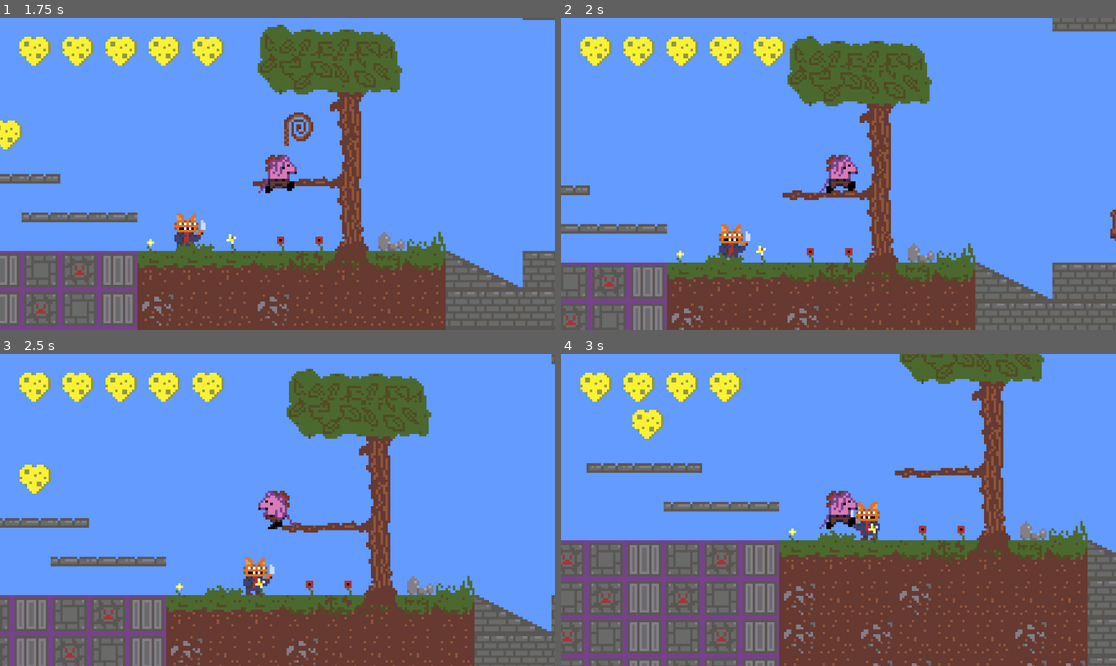
Above: before the commit, frames 1-4 (two rows, left to right).
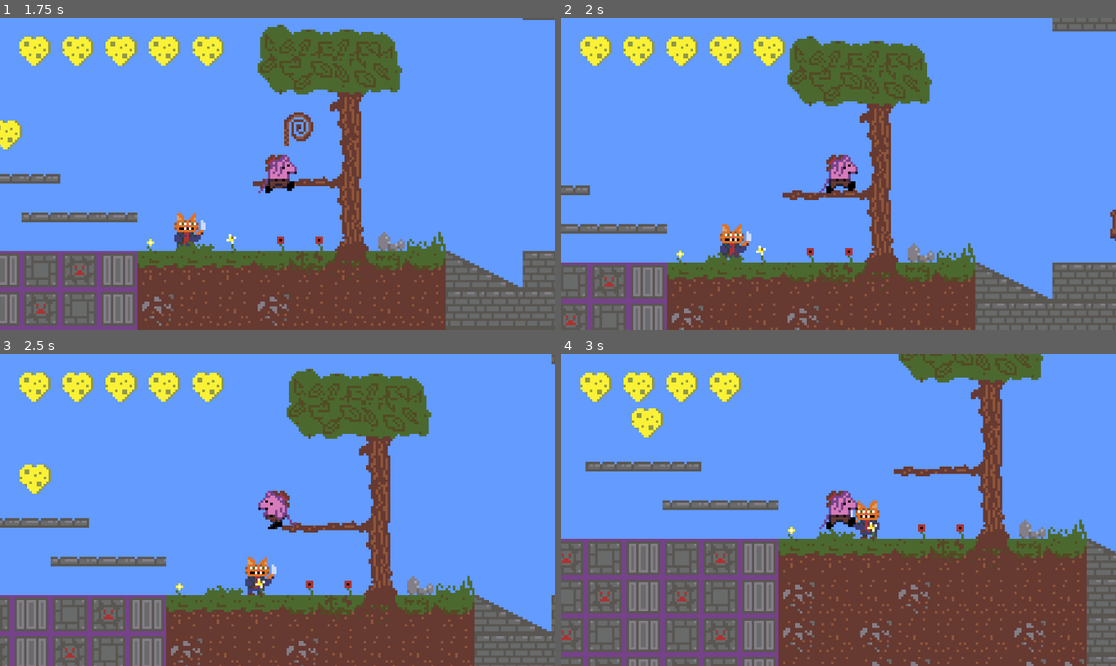
Above: after the commit, the same moments.

Repository: jyee0012/CMPT230-Game
Game: Godot game, scene res://Assets/Scenes/Levels/testlevel.tscn
Two runs of this game, one before a commit and one after it. Both use one fixed random seed, a clock stepped at 60 frames per second and the inputs below.
Inputs:
- Up to frame 1 (1.75 s): hold Right (right) from 0.53 s (still down); tap X (attack) at 0.6 s; tap Space (jump) at 0.77, 1.52 s; tap Shift (dash) at 1.35 s
- Up to frame 2 (2 s): keep holding Right (right)
- Up to frame 3 (2.5 s): release Right (right) at 2.03 s; hold Left (left) from 2.03 s (still down); tap A (grapple) at 2.1 s
- Up to frame 4 (3 s): release Left (left) at 2.78 s; hold Right (right) from 2.78 s (still down); tap X (attack) at 2.85 s

Frame 1 is identical in both runs. In frame 2, 0.2% of the frame differs, in the area x 28-35%, y 65-77%; in frame 3, 0.3%; in frame 4, 9.7%, in the area x 0-100%, y 0-100%.

Commit message:
chase state back to patrol state
enemy now returns to starting position then begins patrolling again once player leaves spotRadius

Diff:
--- a/cmpt230-game/Assets/Scenes/Entities/player.tscn
+++ b/cmpt230-game/Assets/Scenes/Entities/player.tscn
@@ -191,6 +191,7 @@
 
 [node name="Controls Label" type="Label" parent="Control"]
 visible = false
+layout_mode = 0
 offset_left = -1080.0
 offset_top = -600.0
 offset_right = -1040.0
--- a/cmpt230-game/Assets/Scenes/Levels/enemy.gd
+++ b/cmpt230-game/Assets/Scenes/Levels/enemy.gd
@@ -3,6 +3,7 @@
 
 const SPEED = 300.0
 var chasing: bool= false
+var returning:bool = false
 const JUMP_VELOCITY = -400.0
 var hp = 30
 @export
@@ -25,6 +26,7 @@
 
 func _ready() -> void:
 	startPos = position
+	player = GameData.playerBody
 
 
 func _physics_process(delta: float) -> void:
@@ -32,16 +34,36 @@
 	if not is_on_floor():
 		velocity += get_gravity() * delta
 
-	player = GameData.playerBody
 	move()
 	animationHandler()
 	move_and_slide()
 	areaChecker()
+	if returning:
+		returnToStart()
+
 
 #checks if player is in spot radius
 func areaChecker():
 	if position.distance_to(player.position) <= spotRadius:
 		chasing = true
+	else:
+		if chasing == true:
+			returning = true
+		chasing = false
+func returnToStart():
+	#returns enemy back to starting position with 3 margin of error since it will likely overshoot
+
+	print(int(position.x))
+	if position.x > startPos.x+3:
+		velocity.x = -SPEED
+	elif position.x < startPos.x-3:
+		velocity.x = SPEED
+	else:
+		returning = false
+
+	dir.x = abs(velocity.x) / velocity.x
+
+
 
 func animationHandler():
 	var sprite = $Sprite2D
@@ -59,7 +81,7 @@
 #patrols until player is in spot radius, then chases
 func move():
 	if !dead:
-		if !chasing:
+		if !chasing and !returning:
 			patrol()
 		elif chasing and !taking_damage:
 			var dir_to_player = position.direction_to(player.position)*SPEED
@@ -82,8 +104,9 @@
 		dead = true
 
 func patrol() -> void:
-	var direction
+
 	if position.x > startPos.x + patrolRange or position.x < startPos.x - patrolRange:
 		facing *= -1
-		$Sprite2D.flip_h = facing == 1
+
 	velocity.x = facing * SPEED
+	dir.x = abs(velocity.x) / velocity.x
--- a/cmpt230-game/Assets/Scenes/Levels/testlevel.tscn
+++ b/cmpt230-game/Assets/Scenes/Levels/testlevel.tscn
@@ -14,7 +14,7 @@
 [sub_resource type="RectangleShape2D" id="RectangleShape2D_arqil"]
 size = Vector2(24.7315, 26.6419)
 
-[node name="Node2D" type="Node2D"]
+[node name="Node2D2" type="Node2D"]
 position = Vector2(1, 0)
 
 [node name="GameData" parent="." instance=ExtResource("1_c856b")]
@@ -42,6 +42,12 @@
 volume_db = -16.0
 pitch_scale = 1.5
 bus = &"dash"
+
+[node name="Control2" type="Control" parent="Player"]
+layout_mode = 3
+anchors_preset = 0
+offset_right = 40.0
+offset_bottom = 40.0
 
 [node name="Item2" parent="." instance=ExtResource("7_tmcj8")]
 position = Vector2(5109, 118)
